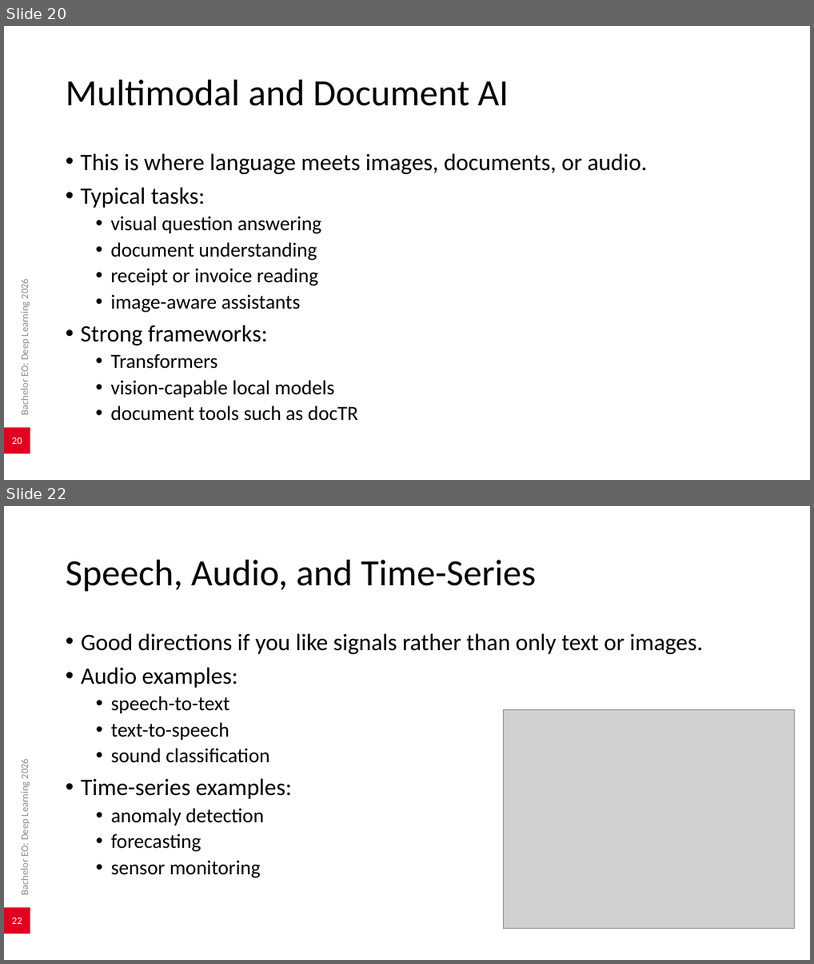
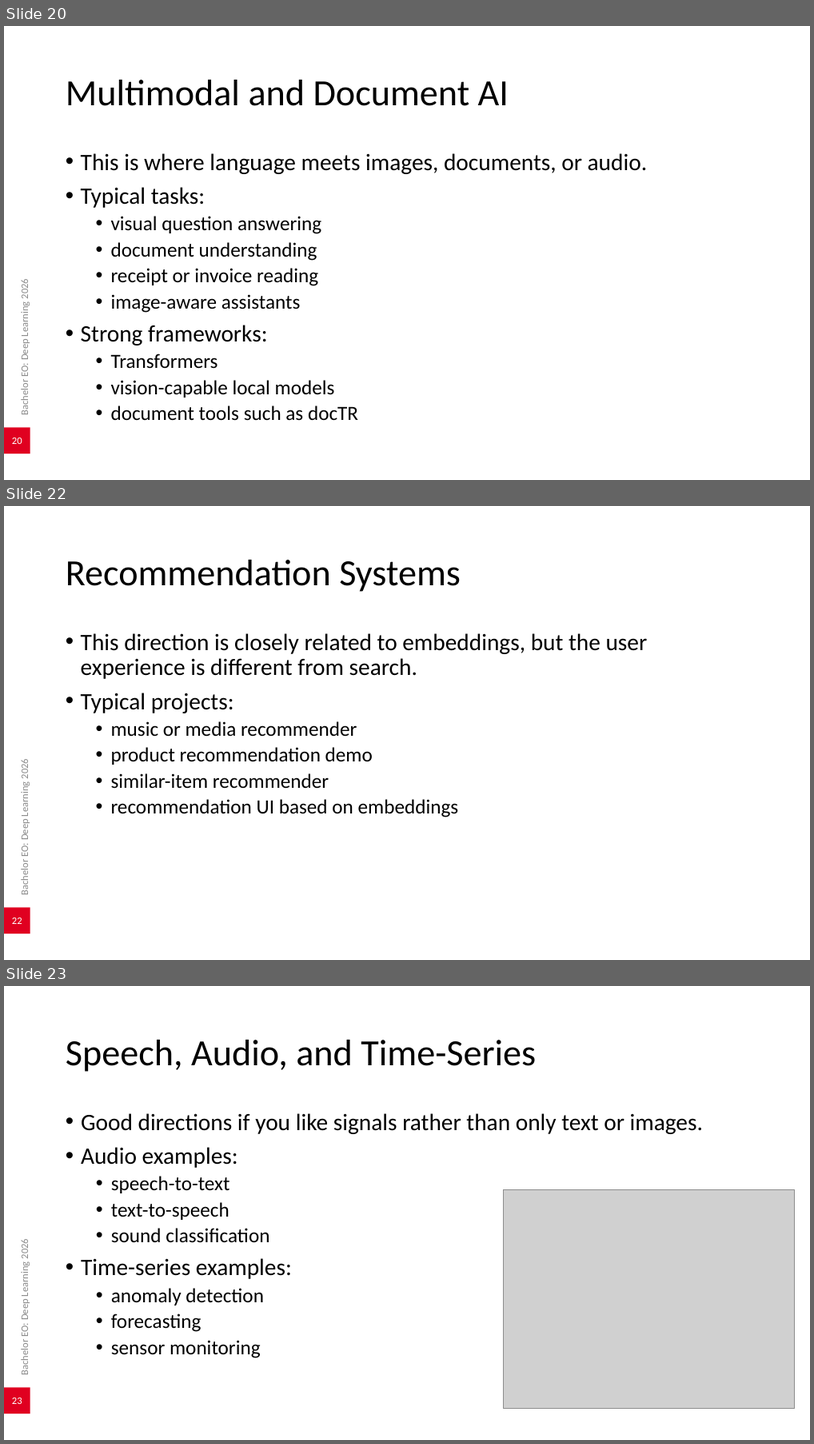
Before and after one commit to AlexanderDhoore/deep-learning-2026, a slide deck: slides/deep-learning-project-directions.pptx. Shown one above the other, each under a label of ours: slides 20 and 22 before the commit, slides 20, 22 and 23 after it; the slides between them are not shown. The pictures are 814x964 and 814x1444 pixels, drawn with LibreOffice and Linux fonts; fonts in the diff are those of the drawing; grey boxes stand for pictures; background and template pictures are left out. Boxes give left, top, right and bottom in pixels: in the first picture for what was removed or moved away, otherwise in the second. Text is boxed around its words. In the diff, an @@ line names an element or a change of style, - is before the commit and + after.

Commit message:
Split retrieval and recommendation directions

```diff
--- a/slides/deep-learning-project-directions.pptx
+++ b/slides/deep-learning-project-directions.pptx
@@ slide 22 added at (4, 506, 810, 960), background #FFFFFF; not listed: 2 template elements that a slide beside it also shows @@
@@ title added at (66, 560, 461, 592), 44 pt, text #000000 @@
+Recommendation Systems
@@ text added at (81, 633, 648, 817), 24 pt, text #000000 @@
+• This direction is closely related to embeddings, but the user experience is different from search.
+• Typical projects:
+  • music or media recommender
+  • product recommendation demo
+  • similar-item recommender
+  • recommendation UI based on embeddings
@@ what was slide 22 is now slide 23 @@
@@ page number at (12, 1397, 22, 1404): text changed @@
-22
+23
```
Also in this commit, not shown: 3 slides changed, 9 other files.
